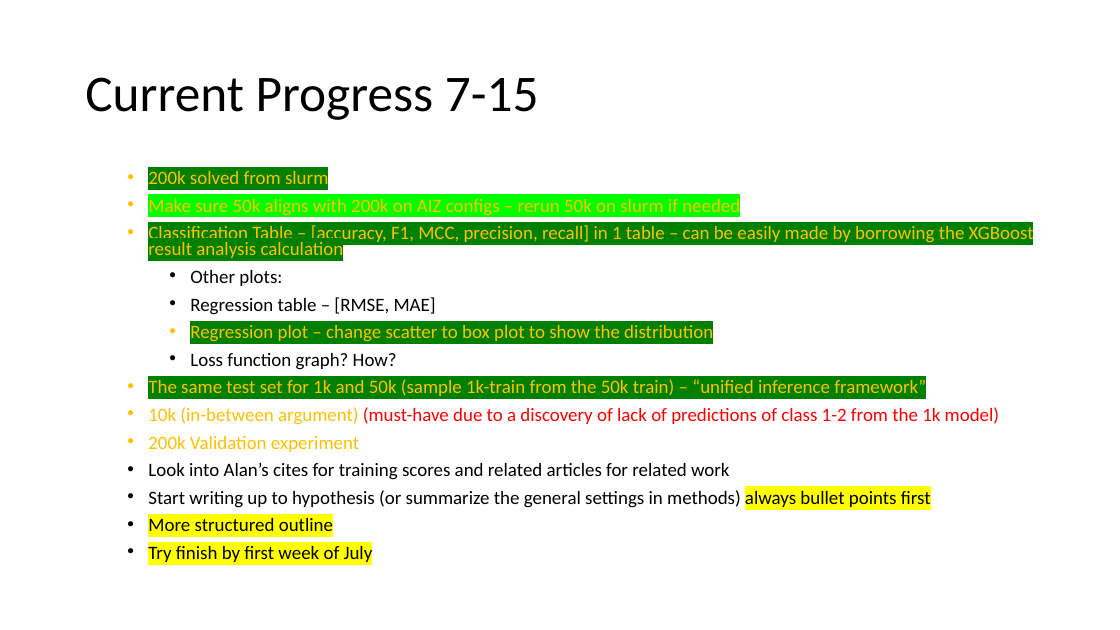
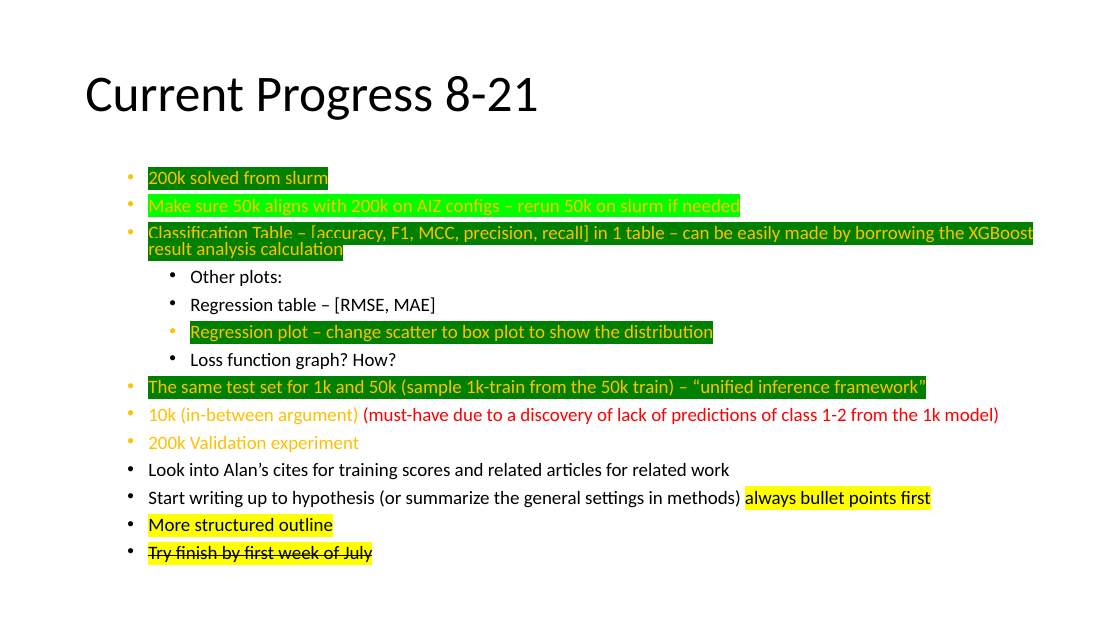
Before and after one commit to penguin9360/master_thesis, a slide deck: slide 9 of experiment/Thesis progress.pptx. Drawn at 1120x630 pixels with LibreOffice and Linux fonts; fonts in the diff are those of the drawing. Boxes give left, top, right and bottom in pixels: in the first picture for what was removed or moved away, otherwise in the second. Text is boxed around its words. In the diff, an @@ line names an element or a change of style, - is before the commit and + after.

```diff
--- a/experiment/Thesis progress.pptx
+++ b/experiment/Thesis progress.pptx
@@ title at (85, 76, 539, 120): text changed @@
-Current Progress 7-15
+Current Progress 8-21
@@ text at (148, 544, 373, 565): strikethrough on in "Try finish by first week of July" @@
```
Also in this commit, not shown: 1 slide added, 1 other file.
